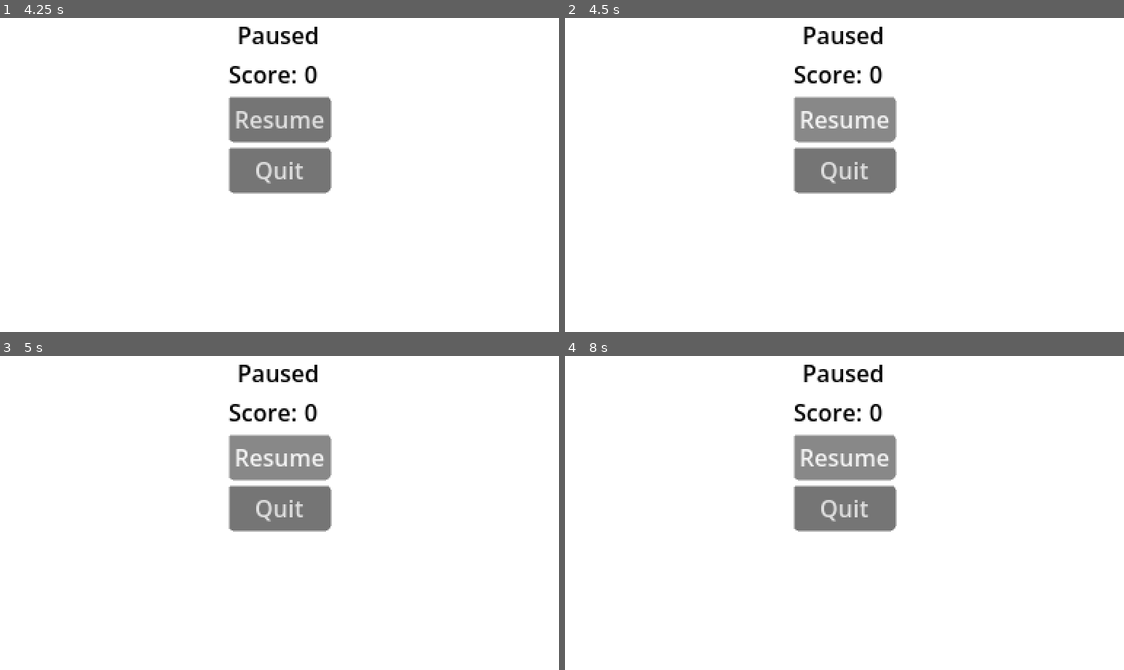
Above: before the commit, frames 1-4 (two rows, left to right).
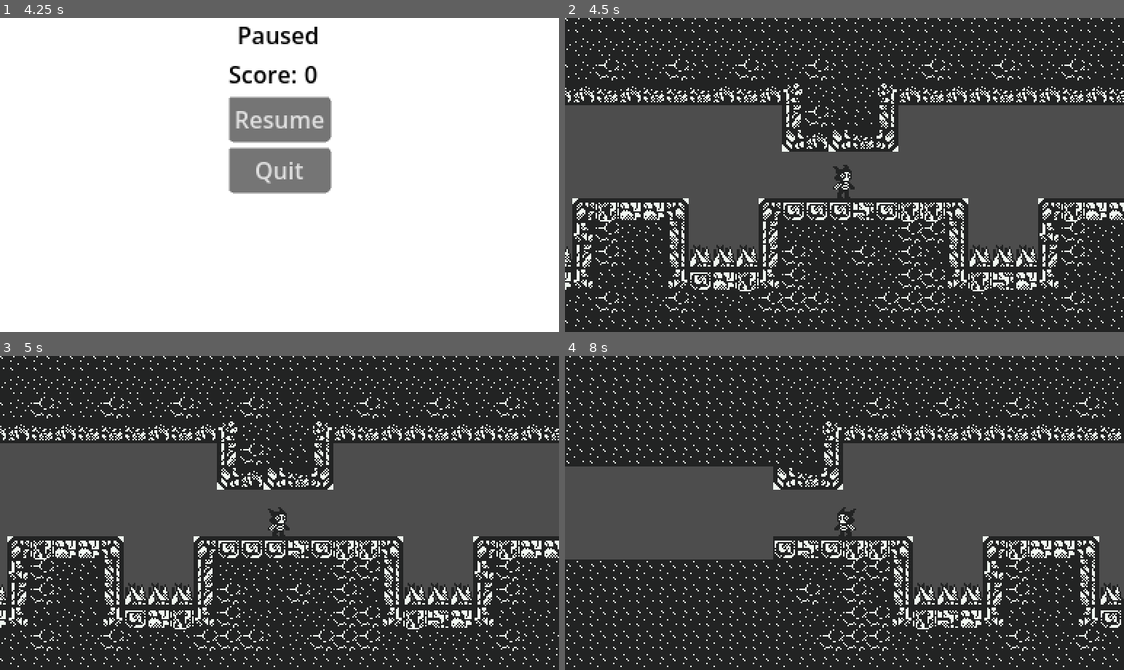
Above: after the commit, the same moments.

Repository: SpeedOfSmell/cryptid-caper
Game: Godot game, scene res://assets/game/game_manager.tscn
Same seed, same stepped clock (60 frames per second), same inputs: the game is played once before the commit and once after it.
Inputs (mouse positions are in pixels of both pictures, inside the frame that each line leads up to):
- Up to frame 1 (4.25 s): tap Enter at 0.5, 2.75 s; hold S (duck) 0.53-1.28 s; hold D (walk_right) 0.53-2.03 s; tap Space (jump) at 0.77, 1.25, 1.52, 3.02, 3.77 s; tap S (duck) at 1.35, 2.85 s; hold A (walk_left) 2.03-2.78 s; hold S (duck) 2.03-2.78 s; hold D (walk_right) from 2.78 s (still down); hold S (duck) from 3.53 s (still down); tap Escape (pause) at 4.15 s
- Up to frame 2 (4.5 s): release D (walk_right) at 4.25 s; release S (duck) at 4.25 s; click (844, 118) at 4.25 s, where only the run after the commit has a clickable "Resume"
- Up to frame 3 (5 s): no input
- Up to frame 4 (8 s): hold A (walk_left) 5.03-5.78 s; tap S (duck) at 5.1, 6.6 s; tap Space (jump) at 5.27, 6.5, 6.77, 7.52 s; hold D (walk_right) 5.78-6.53 s; hold S (duck) 5.78-6.53 s; hold A (walk_left) from 6.53 s (still down); hold S (duck) from 7.28 s (still down)

Frame 1 is identical in both runs. In frame 2, 92% of the frame differs, in the area x 0-100%, y 0-100%; in frame 3, 92%; in frame 4, 94%.

Commit message:
hook up pause menu buttons

Diff:
--- a/assets/global/pause_menu/pause_menu.gd
+++ b/assets/global/pause_menu/pause_menu.gd
@@ -1,6 +1,10 @@
 extends CanvasLayer
 
+signal request_quit()
+
 @onready var _score_label: Label = %ScoreValueLabel
+@onready var _menu_panel: Panel = %MenuPanel
+@onready var _confirmation_panel: Panel = %ConfirmationPanel
 
 # Called when the node enters the scene tree for the first time.
 func _ready():
@@ -40,9 +44,35 @@
 	get_tree().paused = false
 
 
+func _show_confirmation_screen():
+	_menu_panel.visible = false
+	_confirmation_panel.visible = true
+
+
+func _close_confirmation_screen():
+	_menu_panel.visible = true
+	_confirmation_panel.visible = false
+
+
 func _refresh():
 	_score_label.text = str(PlayerManager.get_score())
 
 
 func _update_score(score: int):
 	_score_label.text = str(score)
+
+
+func _on_resume_button_pressed():
+	_close()
+
+
+func _on_quit_button_pressed():
+	_show_confirmation_screen()
+
+
+func _on_confirm_button_pressed():
+	request_quit.emit()
+
+
+func _on_cancel_button_pressed():
+	_close_confirmation_screen()
--- a/assets/global/pause_menu/pause_menu.tscn
+++ b/assets/global/pause_menu/pause_menu.tscn
@@ -4,6 +4,7 @@
 [ext_resource type="Script" uid="uid://cvq7w15jctxe1" path="res://assets/global/pause_menu/pause_menu.gd" id="1_script"]
 
 [node name="PauseMenu" type="CanvasLayer" unique_id=1184906971]
+process_mode = 3
 visible = false
 script = ExtResource("1_script")
 
@@ -15,6 +16,7 @@
 grow_vertical = 2
 
 [node name="MenuPanel" type="Panel" parent="." unique_id=207055466]
+unique_name_in_owner = true
 anchors_preset = 13
 anchor_left = 0.5
 anchor_right = 0.5
@@ -60,3 +62,47 @@
 [node name="QuitButton" type="Button" parent="MenuPanel/MarginContainer/VBoxContainer" unique_id=399878621]
 layout_mode = 2
 text = "Quit"
+
+[node name="ConfirmationPanel" type="Panel" parent="." unique_id=576373266]
+unique_name_in_owner = true
+visible = false
+anchors_preset = 13
+anchor_left = 0.5
+anchor_right = 0.5
+anchor_bottom = 1.0
+grow_horizontal = 2
+grow_vertical = 2
+
+[node name="MarginContainer" type="MarginContainer" parent="ConfirmationPanel" unique_id=1621779400]
+layout_mode = 1
+anchors_preset = 15
+anchor_right = 1.0
+anchor_bottom = 1.0
+grow_horizontal = 2
+grow_vertical = 2
+
+[node name="VBoxContainer" type="VBoxContainer" parent="ConfirmationPanel/MarginContainer" unique_id=852461917]
+layout_mode = 2
+
+[node name="ConfirmationLabel" type="Label" parent="ConfirmationPanel/MarginContainer/VBoxContainer" unique_id=933260738]
+layout_mode = 2
+text = "Are you sure you want to quit?"
+label_settings = ExtResource("1_4jdrg")
+horizontal_alignment = 1
+
+[node name="HBoxContainer" type="HBoxContainer" parent="ConfirmationPanel/MarginContainer/VBoxContainer" unique_id=481265317]
+layout_mode = 2
+alignment = 1
+
+[node name="ConfirmButton" type="Button" parent="ConfirmationPanel/MarginContainer/VBoxContainer/HBoxContainer" unique_id=1806850661]
+layout_mode = 2
+text = "Confirm"
+
+[node name="CancelButton" type="Button" parent="ConfirmationPanel/MarginContainer/VBoxContainer/HBoxContainer" unique_id=1922386974]
+layout_mode = 2
+text = "Cancel"
+
+[connection signal="pressed" from="MenuPanel/MarginContainer/VBoxContainer/ResumeButton" to="." method="_on_resume_button_pressed"]
+[connection signal="pressed" from="MenuPanel/MarginContainer/VBoxContainer/QuitButton" to="." method="_on_quit_button_pressed"]
+[connection signal="pressed" from="ConfirmationPanel/MarginContainer/VBoxContainer/HBoxContainer/ConfirmButton" to="." method="_on_confirm_button_pressed"]
+[connection signal="pressed" from="ConfirmationPanel/MarginContainer/VBoxContainer/HBoxContainer/CancelButton" to="." method="_on_cancel_button_pressed"]
